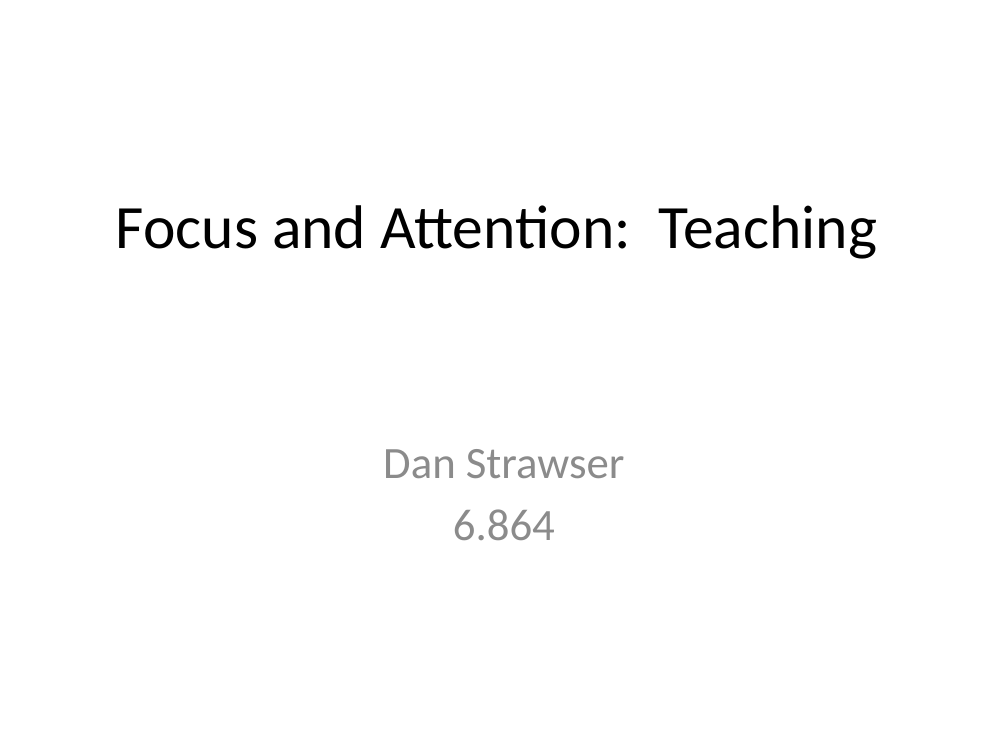
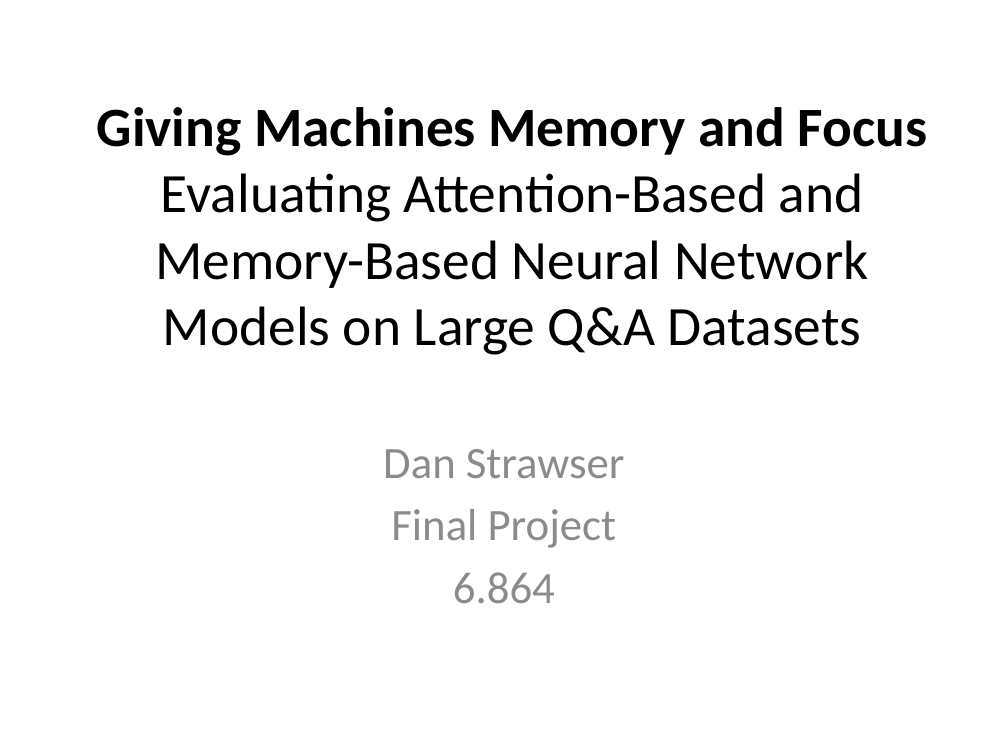
Before and after one commit to danstrawser/Nlp2Commands, a slide deck: slide 1 of Presentation/PresentationPPT.pptx. Drawn at 1008x756 pixels with LibreOffice and Linux fonts; fonts in the diff are those of the drawing. Boxes give left, top, right and bottom in pixels: in the first picture for what was removed or moved away, otherwise in the second. Text is boxed around its words. In the diff, an @@ line names an element or a change of style, - is before the commit and + after.

```diff
--- a/Presentation/PresentationPPT.pptx
+++ b/Presentation/PresentationPPT.pptx
@@ title at box(97, 107, 928, 355): text changed; size 44 to 39.6 pt @@
-Focus and Attention: Teaching
+Giving Machines Memory and Focus
+Evaluating Attention-Based and Memory-Based Neural Network Models on Large Q&A Datasets
@@ subtitle at box(391, 509, 616, 548): paragraph added @@
+Final Project
```
Also in this commit, not shown: 6 other slides changed, 4 slides added, 2 slides removed, 3 other files.
